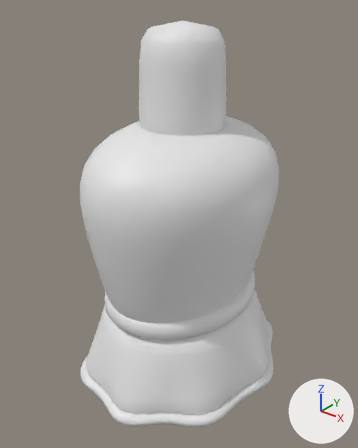
What one commit did to the glTF model assets/models/torso_human.glb.
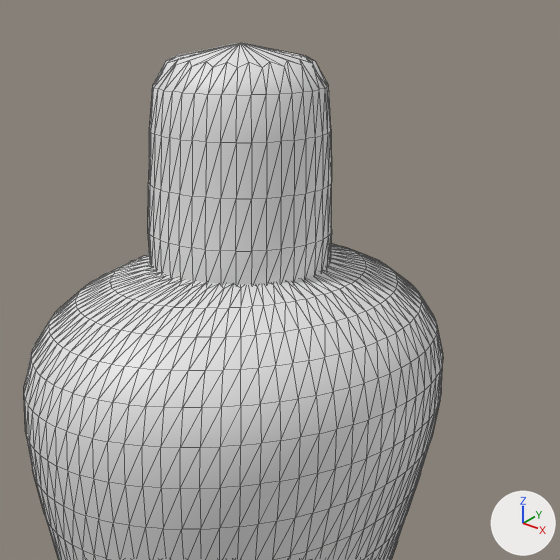
Each version is shown whole from a camera (50 mm lens) standing at (14.54, -18.05, 29.99) and looking at (0.33, -0.3, 18.98), then close up on the part from 19% to 93% of the width and 0% to 60% of the height. The lights are fixed; the arrows at lower right show +X, +Y and +Z. The older version's two pictures come first. The close-ups show mesh edges as thin lines.

Before the edit, the objects in view are built like this:
```python
me_chest = bpy.data.meshes.new('chest')
me_chest.from_pydata(...)  # 1202 vertices, 2400 faces; spans x -4.18..4.46, y -5.5..5.5, z 14.61..24.19
me_chest.materials.append(mat_team)  # white #e7e7e7
me_neck = bpy.data.meshes.new('neck')
me_neck.from_pydata(...)  # 282 vertices, 560 faces; spans x -2.02..2.02, y -2.02..2.02, z 23.24..28.55
me_neck.materials.append(mat_skin)  # white #e7e7e7
ob_chest = bpy.data.objects.new('chest', me_chest)
ob_chest.location = (0.3, 0.0, 0.0)
ob_neck = bpy.data.objects.new('neck', me_neck)
ob_neck.location = (0.3, 0.0, 0.0)
```
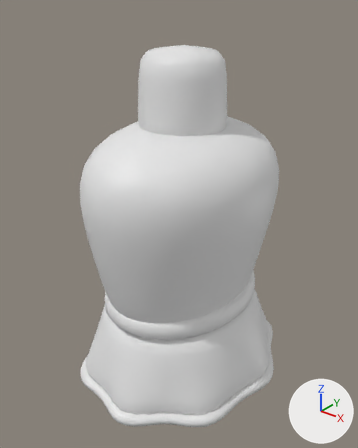
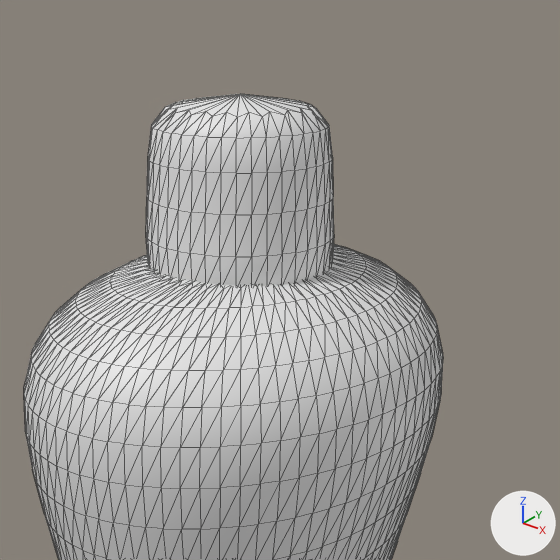
The edits, one by one:
me_neck is used by ob_neck; location (0.3, 0.0, 0.0).
me_neck had 282 vertices, 560 faces and spanned x -2.02..2.02, y -2.02..2.02, z 23.24..28.55.
me_neck now has 282 vertices, 560 faces and spans x -2.07..2.07, y -2.07..2.07, z 23.24..27.57.
me_neck part 1: 281 of 282 vertices moved; they spanned x -2.02..2.02, y -2.02..2.02, z 23.47..28.55 and now span x -2.07..2.07, y -2.07..2.07, z 23.47..27.57; mean shift (0.0, 0.0, -0.39); largest move (0.0, 0.0, 28.55) -> (0.0, 0.0, 27.57).

Changed parts and their boxes (x1, y1, x2, y2) in the close-ups (560 x 560 px):
'neck', reshaped (21% shorter)
    before: (148, 43, 332, 285)
    after: (146, 94, 334, 286)
